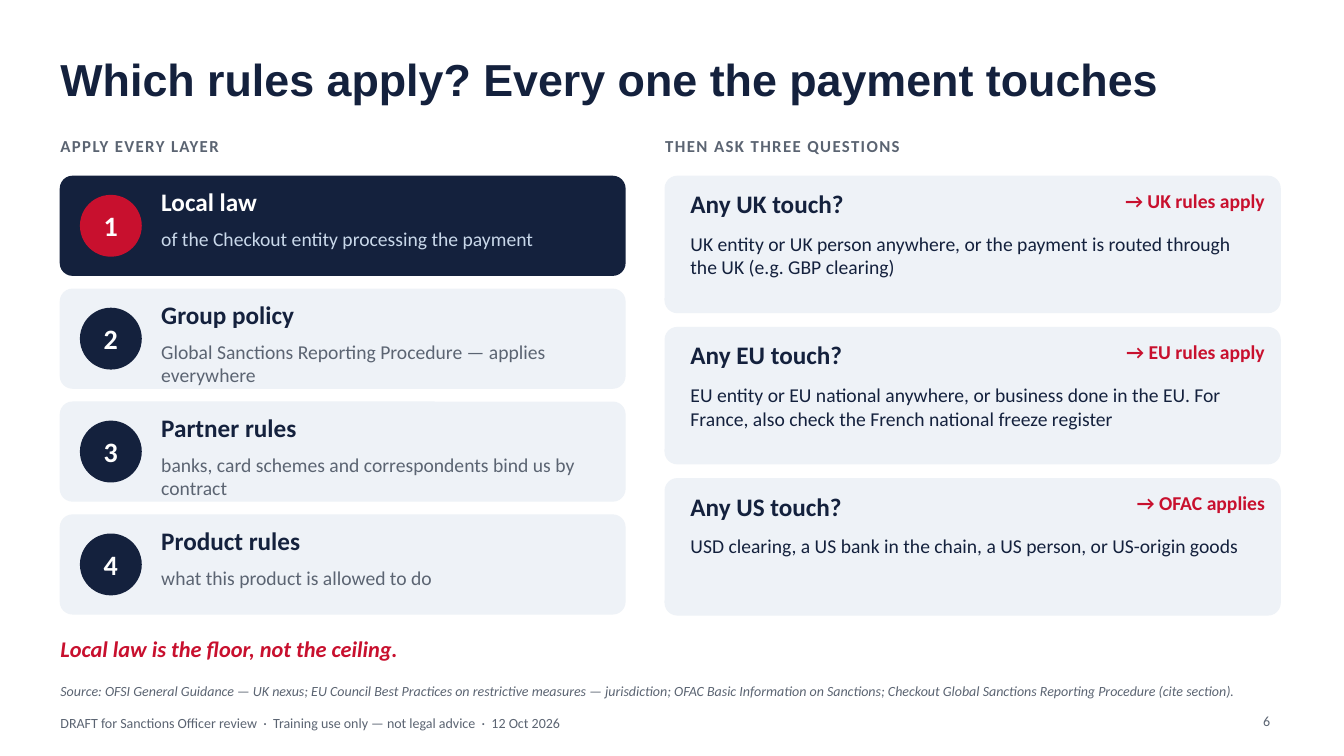
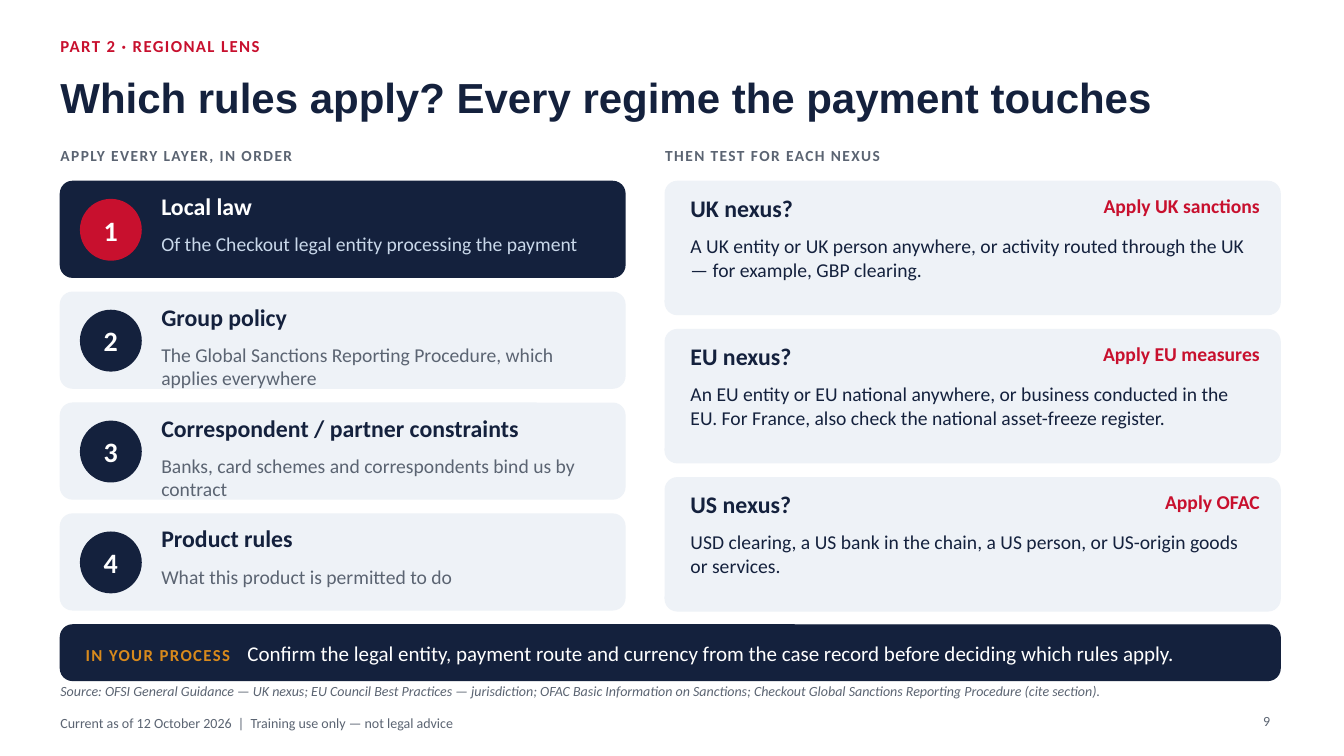
Before and after one commit to danielslonim-art/Screening, a slide deck: slide 9 of training/sanctions-in-practice-2026-10/sanctions-in-practice-analyst-edition.pptx (slide 6 before the commit). Drawn at 1344x756 pixels with LibreOffice and Linux fonts; fonts in the diff are those of the drawing. Boxes give left, top, right and bottom in pixels: in the first picture for what was removed or moved away, otherwise in the second. Text is boxed around its words. In the diff, an @@ line names an element or a change of style, - is before the commit and + after.

```diff
--- a/training/sanctions-in-practice-2026-10/sanctions-in-practice-analyst-edition.pptx
+++ b/training/sanctions-in-practice-2026-10/sanctions-in-practice-analyst-edition.pptx
@@ text added at (60, 41, 259, 52), 12 pt, text #C8102E, bold @@
+PART 2 · REGIONAL LENS
@@ title at (60, 82, 1152, 122): text changed; size 32 to 30 pt @@
-Which rules apply? Every one the payment touches
+Which rules apply? Every regime the payment touches
@@ text at (60, 151, 292, 163): text changed; size 12 to 11 pt @@
-APPLY EVERY LAYER
+APPLY EVERY LAYER, IN ORDER
@@ text at (665, 151, 880, 161): text changed; size 12 to 11 pt @@
-THEN ASK THREE QUESTIONS
+THEN TEST FOR EACH NEXUS
@@ 2 rounded rectangles, 1 text, 1 ellipse: place and size @@
-2 rounded rectangles, 1 text, 1 ellipse at (60, 176, 1280, 313)
+2 rounded rectangles, 1 text, 1 ellipse at (60, 181, 1280, 315)
@@ proportions changed in 7 elements at (665, 330, 1280, 463), (60, 403, 625, 499), (60, 292, 625, 388), (665, 478, 1280, 611), (60, 514, 625, 610), (665, 181, 1280, 315), (60, 181, 625, 277) @@
@@ size 18 to 17 pt in 3 elements at (161, 309, 287, 330), (161, 530, 293, 547), (161, 198, 252, 215) @@
@@ text at (690, 200, 792, 217): text changed; size 18 to 17 pt @@
-Any UK touch?
+UK nexus?
@@ text at (1104, 199, 1260, 216): text changed @@
-→ UK rules apply
+Apply UK sanctions
@@ text at (161, 237, 577, 255): text changed @@
-of the Checkout entity processing the payment
+Of the Checkout legal entity processing the payment
@@ text at (690, 239, 1244, 281): text changed @@
-UK entity or UK person anywhere, or the payment is routed through the UK (e.g. GBP clearing)
+A UK entity or UK person anywhere, or activity routed through the UK — for example, GBP clearing.
@@ text at (161, 348, 553, 388): text changed @@
-Global Sanctions Reporting Procedure — applies everywhere
+The Global Sanctions Reporting Procedure, which applies everywhere
@@ text at (690, 348, 792, 365): text changed; size 18 to 17 pt @@
-Any EU touch?
+EU nexus?
@@ text at (1103, 347, 1259, 364): text changed @@
-→ EU rules apply
+Apply EU measures
@@ text at (690, 387, 1229, 429): text changed @@
-EU entity or EU national anywhere, or business done in the EU. For France, also check the French national freeze register
+An EU entity or EU national anywhere, or business conducted in the EU. For France, also check the national asset-freeze register.
@@ text at (161, 420, 519, 441): text changed; size 18 to 17 pt @@
-Partner rules
+Correspondent / partner constraints
@@ text at (161, 459, 575, 496): text changed @@
-banks, card schemes and correspondents bind us by contract
+Banks, card schemes and correspondents bind us by contract
@@ rounded rectangle: place and size @@
-rounded rectangle at (665, 479, 1280, 615)
+rounded rectangle at (665, 478, 1280, 611)
@@ text at (690, 496, 792, 513): text changed; size 18 to 17 pt @@
-Any US touch?
+US nexus?
@@ text at (1165, 495, 1260, 512): text changed @@
-→ OFAC applies
+Apply OFAC
@@ rounded rectangle: place and size @@
-rounded rectangle at (60, 515, 625, 614)
+rounded rectangle at (60, 514, 625, 610)
@@ text at (690, 535, 1238, 573): text changed @@
-USD clearing, a US bank in the chain, a US person, or US-origin goods
+USD clearing, a US bank in the chain, a US person, or US-origin goods or services.
@@ text at (161, 570, 452, 587): text changed @@
-what this product is allowed to do
+What this product is permitted to do
@@ rounded rectangle added at (60, 625, 1280, 681), fill #14213D, outline #14213D 1 pt @@
@@ text removed at (60, 641, 398, 661) @@
-Local law is the floor, not the ceiling.
@@ text added at (86, 646, 1173, 665), 15 pt, text #FFFFFF @@
+IN YOUR PROCESS Confirm the legal entity, payment route and currency from the case record before deciding which rules apply.
@@ text at (60, 686, 1100, 699): text changed @@
-Source: OFSI General Guidance — UK nexus; EU Council Best Practices on restrictive measures — jurisdiction; OFAC Basic Information on Sanctions; Checkout Global Sanctions Reporting Procedure (cite section).
+Source: OFSI General Guidance — UK nexus; EU Council Best Practices — jurisdiction; OFAC Basic Information on Sanctions; Checkout Global Sanctions Reporting Procedure (cite section).
@@ text at (60, 718, 453, 731): text changed @@
-DRAFT for Sanctions Officer review · Training use only — not legal advice · 12 Oct 2026
+Current as of 12 October 2026 | Training use only — not legal advice
@@ page number at (1263, 717, 1270, 726): text changed @@
-6
+9
```
Also in this commit, not shown: 11 other slides changed, 13 slides added, 8 slides removed, 1 other file.
